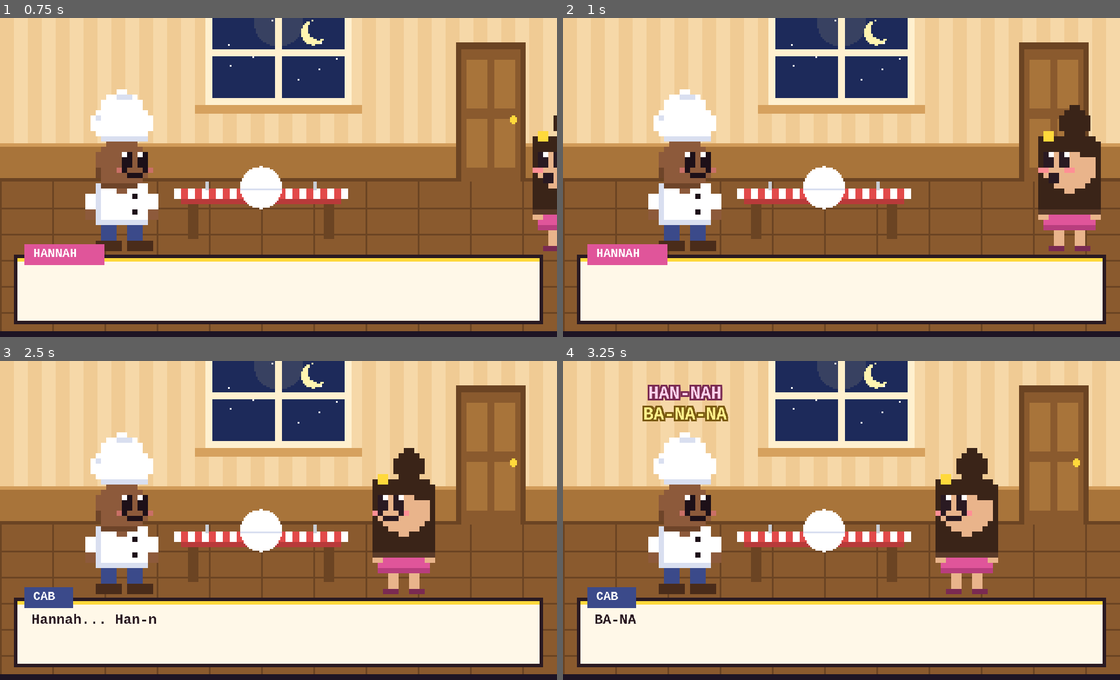
Above: before the commit, frames 1-4 (two rows, left to right).
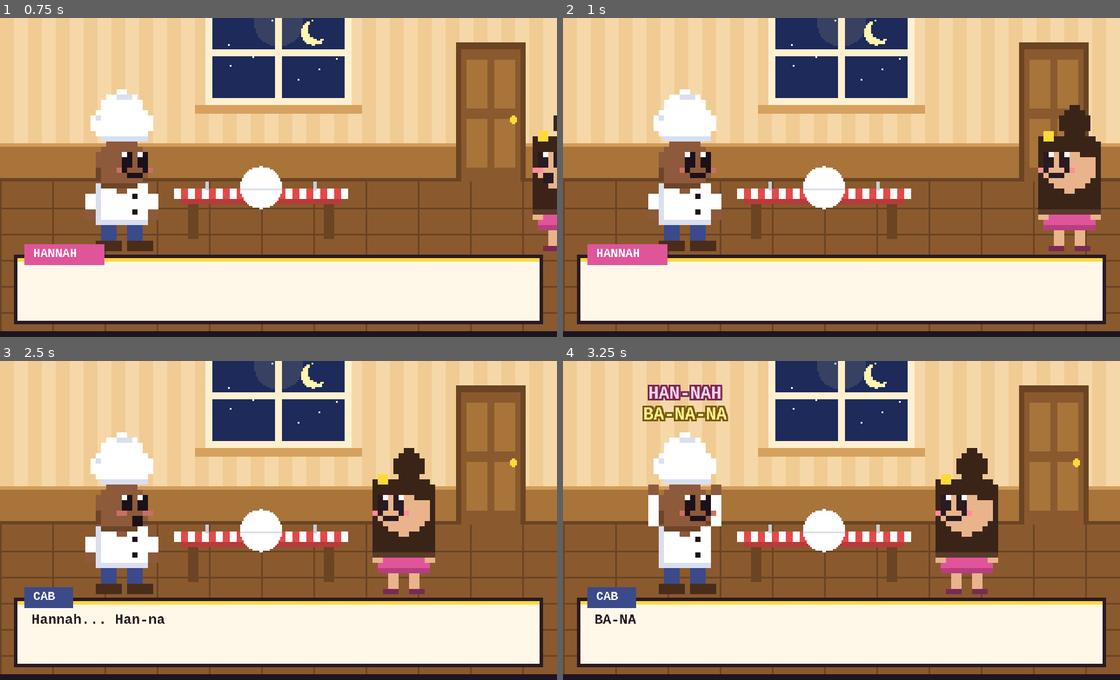
Above: after the commit, the same moments.

Repository: dwavid/everybody-eats-game
Game: browser game, page index.html
Same seed, same stepped clock (60 frames per second), same inputs: the game is played once before the commit and once after it.
Inputs:
- Up to frame 1 (0.75 s): tap Space at 0.27 s
- Up to frame 2 (1 s): no input
- Up to frame 3 (2.5 s): hold Right 1.03-1.53 s; tap Space at 1.1, 1.6, 2.1 s; hold Down 1.58-1.85 s; hold Left 1.9-2.47 s
- Up to frame 4 (3.25 s): hold Up 2.52-2.82 s; tap Space at 2.6, 3.1 s; hold Right from 2.87 s (still down)

Frame 1 is identical in both runs. In frame 2, less than 0.1% of the frame differs, in the area x 86-91%, y 46-52%; in frame 3, 0.1%; in frame 4, 0.7%, in the area x 15-29%, y 38-64%.

Commit message:
Fix jump feel, camera jitter and boss clarity
Jumping: letting go of jump now caps the rise (a tap is a short hop instead of
always 36px+), the d-pad brakes in the air, falls are heavier.
Camera: dead-zone follow in whole pixels instead of easing plus a +/-22px
direction offset; loop timestep snaps to the display refresh.
Bosses: the head is a forgiving weak spot (brushing it is harmless), an
intro banner says how to hurt each boss, a STOMP! arrow shows while he is
dizzy. Boats pause at the banks; moved a pea pod and blobs away from the
lake docks. Layout checker now flags shooters/enemies near boat docks.

Co-Authored-By: Claude Sonnet 5.5 <noreply@anthropic.com>
Claude-Session: https://claude.ai/code/session_01YPGr2KQaSqrQfoMCMjZoFh

Diff:
--- a/bosses.js
+++ b/bosses.js
@@ -34,6 +34,7 @@
 // ================================================================ 1. Baron Von Peel (banana)
 BOSSES.peel = {
   name: 'BARON VON PEEL',
+  tip: 'Jump his peels. When he is dizzy, jump on his head!',
   lines: { intro: 'Nobody eats ME, chef!', hit: ["Ow! That's bananas!", "Now I'm MAD!"], die: "Ugh... I'm... a-PEEL-ing..." },
   colors: ['#ffd93b', '#ffe97a', '#c99a14'],
   h: 52, hw: 17, dazed: 140,
@@ -129,6 +130,7 @@
 // across the arena like a wheel. When he smacks the wall he's dizzy and you can stomp his cap.
 BOSSES.salami = {
   name: 'GENERAL SALAMI',
+  tip: 'Jump his slices and rolls. When he is dizzy, stomp his cap!',
   lines: { intro: 'Halt! Nobody slices the General!', hit: ['Ow! Watch the casing!', "Now I'm SALAMI-ing mad!"], die: "I've been... cut... down to size..." },
   colors: ['#c0443a', '#f3cdbd', '#7e2420'],
   h: 54, hw: 15, dazed: 130,
@@ -252,6 +254,7 @@
 // jump early. After pouring he's empty and dizzy: stomp his cap.
 BOSSES.gravy = {
   name: 'CAPTAIN GRAVY',
+  tip: 'Jump his waves. When he is empty and dizzy, stomp his cap!',
   lines: { intro: 'All aboard the gravy train!', hit: ['Gurgle! Steady as she goes!', 'Man overboard!'], die: "I'm... all out of... gravy..." },
   colors: ['#6b3a14', '#b0702a', '#ffffff'],
   h: 44, hw: 20, dazed: 130,
--- a/game.js
+++ b/game.js
@@ -13,8 +13,8 @@
 
 // ---------- Tunables ----------
 const TUNE = {
-  gravity: 0.3, jump: 6.3, maxFall: 7,
-  accel: 0.36, airAccel: 0.26, friction: 0.3, maxSpeed: 1.9,
+  gravity: 0.3, fallGravity: 0.42, jump: 6.3, jumpCut: 1.4, maxFall: 7, // falling is heavier than rising; letting go of jump caps the rise speed at jumpCut
+  accel: 0.36, airAccel: 0.3, airTurn: 0.5, friction: 0.3, airFriction: 0.14, maxSpeed: 1.9,
   coyote: 6, buffer: 6,
   hearts: 3, invuln: 100,
   stompBounce: 4.4, stompBounceHeld: 6.2,
@@ -213,7 +213,7 @@
 // ---------- Game state ----------
 let state = 'title'; // title | cutscene | card | play | dead | ending | unlock
 let frame = 0, shake = 0, flash = 0, fade = 0;
-let camX = 0;
+let camX = 0, camFollow = 0;
 let score = 0, hearts = TUNE.hearts, checkpoint = 40;
 let bossHp = TUNE.bossHp;
 const gotCookies = new Set();
@@ -242,7 +242,7 @@
   ladles = []; thrown = []; particles = []; popups = [];
   item = null;
   boss = { kind: LV.boss, active: false, state: 'sleep', t: 0, x: ARENA.bossX, y: GROUND, vx: 0, vy: 0, face: -1, hp: bossHp, atk: 0, shots: [], waves: [], empty: false, wall: 0, camLock: 0, bubble: '', bubbleT: 0, flash: 0, bannerT: 0 };
-  camX = clamp(x - 120, 0, LEVEL_W - W);
+  camFollow = clamp(x - 120, 0, LEVEL_W - W); camX = Math.round(camFollow);
 }
 function startLevel(i, keepScore) {
   loadLevel(i);
@@ -316,9 +316,10 @@
   if (c.slip > 0) {
     c.slip--; c.vx = c.slipDir * T.slipSpeed * (0.55 + 0.45 * (c.slip / T.slipFrames)); c.spin += 0.5;
   } else if (c.stun <= 0) {
-    const a = c.onGround ? T.accel : T.airAccel;
+    const a = c.onGround ? T.accel : (dir && c.vx * dir < 0 ? T.airTurn : T.airAccel); // turning around in the air is quicker
     if (dir) { c.vx += dir * a; c.face = dir; }
     else if (c.onGround) { c.vx = Math.abs(c.vx) < T.friction ? 0 : c.vx - Math.sign(c.vx) * T.friction; }
+    else { c.vx = Math.abs(c.vx) < T.airFriction ? 0 : c.vx - Math.sign(c.vx) * T.airFriction; } // let go of the d-pad in the air and you brake
     c.vx = clamp(c.vx, -T.maxSpeed, T.maxSpeed);
   }
   // jump (coyote time + jump buffering + variable height)
@@ -328,9 +329,9 @@
     if (input.down && c.onGround && onOneWay()) { c.dropT = 12; c.onGround = false; c.coyote = 0; c.buf = 0; }
     else { c.vy = -T.jump; c.onGround = false; c.ride = null; c.coyote = 0; c.buf = 0; sfx.jump(); }
   }
-  if (!input.jump && c.vy < -2.4) c.vy *= 0.6;
+  if (!input.jump && c.vy < -T.jumpCut) c.vy = -T.jumpCut; // let go early = short hop
   if (c.dropT > 0) c.dropT--;
-  c.vy = Math.min(c.vy + T.gravity, T.maxFall);
+  c.vy = Math.min(c.vy + (c.vy < 0 ? T.gravity : T.fallGravity), T.maxFall);
 
   // move X (carried along if standing on a boat), then Y, against solids
   if (c.ride) c.x += c.ride.dx;
@@ -527,8 +528,9 @@
 // ---------- Boss engine (what every boss shares; each boss's own moves live in bosses.js) ----------
 function phase() { return TUNE.bossHp - boss.hp; } // 0, 1, 2: he gets meaner as he's hurt
 function say(s, t) { boss.bubble = s; boss.bubbleT = t; }
+const BANNER_FRAMES = 230;
 function startFight() {
-  boss.active = true; boss.state = 'intro'; boss.t = 0; boss.bannerT = 140; say(BOSS.lines.intro, 100);
+  boss.active = true; boss.state = 'intro'; boss.t = 0; boss.bannerT = BANNER_FRAMES; say(BOSS.lines.intro, 100);
   sfx.bossWind();
 }
 function updateBoss() {
@@ -575,8 +577,9 @@
   // touching / stomping him
   const box = (def.box && def.box(b)) || { hw: def.hw, h: def.h };
   const top = b.y - box.h;
+  const head = Math.min(24, Math.round(box.h * 0.45)); // the top of him is his weak spot (and harmless to brush past)
   if (state === 'play' && Math.abs(cab.x - b.x) < box.hw && cab.y > top && cab.y - cab.h < b.y) {
-    if (def.stompable(b) && cab.vy > 0 && cab.y - cab.vy <= top + 9) {
+    if (def.stompable(b) && cab.vy > 0 && cab.y <= top + head) {
       b.hp--; bossHp = b.hp; b.flash = 20; b.t = 0; b.empty = false; sfx.bossHit(); shake = 8;
       cab.vy = -TUNE.stompBounceHeld; cab.onGround = false; cab.hurt = Math.max(cab.hurt, 20);
       burst(b.x, top, 10, def.colors, 2.4);
@@ -584,7 +587,7 @@
       b.shots = []; b.waves = [];
       if (b.hp <= 0) { b.state = 'dying'; say(def.lines.die, 110); }
       else { b.state = 'hurt'; say(def.lines.hit[2 - b.hp] || 'Ow!', 80); }
-    } else if (def.dangerous(b)) hurtCab(b.x);
+    } else if (cab.y > top + head && def.dangerous(b)) hurtCab(b.x);
   }
 }
 
@@ -603,12 +606,18 @@
       state = 'ending'; endT = 0; sfx.win(); burst(item.x, item.y, 20, ['#fff', '#ffe08a', '#ffd93b'], 2.6); item.got = true;
     }
   }
-  // camera
-  let target = cab.x - 130 + cab.face * 22;
-  if (boss.camLock > 0) target = target + (ARENA.left - target) * boss.camLock;
-  target = clamp(target, 0, LEVEL_W - W);
-  camX += (target - camX) * 0.12;
-  if (Math.abs(target - camX) < 0.3) camX = target;
+  updateCamera();
+}
+// The camera follows Cab with a dead zone: it stays put while he's in the middle of the screen and tracks him exactly
+// (no easing) when he leaves it, so he never shimmers on screen. Big jumps (respawns) glide instead. Whole pixels only.
+const CAM_LEFT = 105, CAM_RIGHT = 150;
+function updateCamera() {
+  const sx = cab.x - camFollow;
+  let want = sx < CAM_LEFT ? cab.x - CAM_LEFT : sx > CAM_RIGHT ? cab.x - CAM_RIGHT : camFollow;
+  want = clamp(want, 0, LEVEL_W - W);
+  camFollow = Math.abs(want - camFollow) > 8 ? camFollow + (want - camFollow) * 0.2 : want;
+  const pos = boss.camLock > 0 ? camFollow + (ARENA.left - camFollow) * boss.camLock : camFollow;
+  camX = Math.round(pos);
 }
 function updateParticles() {
   for (const p of particles) { p.x += p.vx; p.y += p.vy; p.vy += p.g; p.life--; }
@@ -840,6 +849,7 @@
   for (const e of enemies) if (Math.abs(e.x - cx - 160) < 200) MINI_ART[e.kind](e);
   if (boss.state !== 'dead') BOSS.draw(boss, boss.active);
   BOSS.drawProj(boss);
+  drawStompCue();
   for (const b of thrown) drawThrown(b.kind, b);
   for (const l of ladles) { ctx.save(); ctx.translate(Math.round(l.x), Math.round(l.y)); ctx.rotate(l.spin); R(-1, -1, 7, 2, '#8a6a4a'); disc(-3, 0, 3, '#c9ced6'); disc(-3, 0, 2, '#9aa0aa'); ctx.restore(); }
   if (item && !item.got) {
@@ -982,16 +992,25 @@
   }
   if (unlockT > 150 && frame % 40 < 28) txt(IS_TOUCH ? (levelIdx + 1 < LEVELS.length ? 'TAP FOR THE NEXT GUEST' : 'TAP TO CONTINUE') : (levelIdx + 1 < LEVELS.length ? 'PRESS SPACE FOR THE NEXT GUEST' : 'PRESS SPACE TO CONTINUE'), W / 2, 168, 7, '#fff08a', 'center');
 }
+function drawStompCue() { // a bouncing arrow over his head while he's dizzy, so it's obvious what to do
+  if (!boss.active || boss.state !== 'dazed') return;
+  const x = Math.round(boss.x), y = Math.round(boss.y - BOSS.h - 30 + Math.sin(frame * 0.25) * 2);
+  if (frame % 24 < 18) {
+    R(x - 5, y - 1, 11, 1, '#a02020'); for (let i = 0; i < 5; i++) R(x - 4 + i, y + i, 9 - 2 * i, 1, '#ffe14a');
+    R(x - 1, y + 5, 3, 1, '#a02020');
+    txtOutline('STOMP!', x, y - 11, 8, '#fff', '#c33', 'center');
+  }
+}
 function drawPlay() {
   THEME.sky(); THEME.far();
   drawWorld();
   drawHud();
   if (boss.bannerT > 0) {
-    const t = boss.bannerT, a = Math.min(1, t / 20, (140 - t) / 20);
+    const t = boss.bannerT, a = Math.min(1, t / 20, (BANNER_FRAMES - t) / 20);
     ctx.globalAlpha = Math.max(0, a);
-    R(0, 30, W, 28, 'rgba(40,10,60,.75)'); ctx.globalAlpha = Math.max(0, a);
-    txtOutline('BOSS FIGHT', W / 2, 33, 8, '#ffd1ff', '#3a1050', 'center');
-    txtOutline(BOSS.name, W / 2, 43, 13, '#ffd93b', '#5a2a12', 'center');
+    R(0, 28, W, 31, 'rgba(40,10,60,.75)'); ctx.globalAlpha = Math.max(0, a);
+    txtOutline(BOSS.name, W / 2, 31, 13, '#ffd93b', '#5a2a12', 'center');
+    txtOutline(BOSS.tip, W / 2, 48, 7, '#fff', '#3a1050', 'center');
     ctx.globalAlpha = 1;
   }
   if (state === 'ending') { ctx.fillStyle = 'rgba(255,255,255,' + clamp((endT - 30) / 40, 0, 1) + ')'; ctx.fillRect(0, 0, W, H); }
@@ -1052,8 +1071,10 @@
 }
 let acc = 0, last = performance.now();
 function loop(now) {
-  acc += Math.min(100, now - last); last = now;
-  while (acc >= 1000 / 60) { step(); acc -= 1000 / 60; }
+  let dt = Math.min(100, now - last); last = now;
+  for (const hz of [30, 60, 120]) { const t = 1000 / hz; if (Math.abs(dt - t) < 1.3) { dt = t; break; } } // snap to the display's refresh so the 60Hz steps stay evenly spaced
+  acc += dt;
+  while (acc >= 1000 / 60 - 0.01) { step(); acc -= 1000 / 60; }
   draw();
   requestAnimationFrame(loop);
 }
--- a/levels.js
+++ b/levels.js
@@ -142,10 +142,10 @@
   bells: [880, 1440, 1960, 2480, 3040],
   minis: [
     [250, G, 190, 400], [620, G, 570, 700], [1100, G, 1070, 1180], [1280, G, 1240, 1320],
-    [1690, G, 1670, 1760], [2230, G, 2200, 2290], [2640, G, 2620, 2700], [2930, G, 2900, 2960],
-    [1830, G, 1800, 1900],
+    [1750, G, 1730, 1790], [2260, G, 2240, 2300], [2640, G, 2620, 2700], [2930, G, 2900, 2960],
+    [1860, G, 1840, 1900],
   ],
-  throwers: [[860, 100], [1410, 104], [2330, 98], [2710, 100]],
+  throwers: [[860, 100], [1180, 100], [2560, 106], [2710, 100]],
   slicers: [],
   geysers: [[330, 0], [790, 80], [1335, 40], [2400, 0], [2780, 60]], // x, phase
   puddles: [600, 1100, 1700, 2200, 2950],
Not shown, changed: CLAUDE.md
